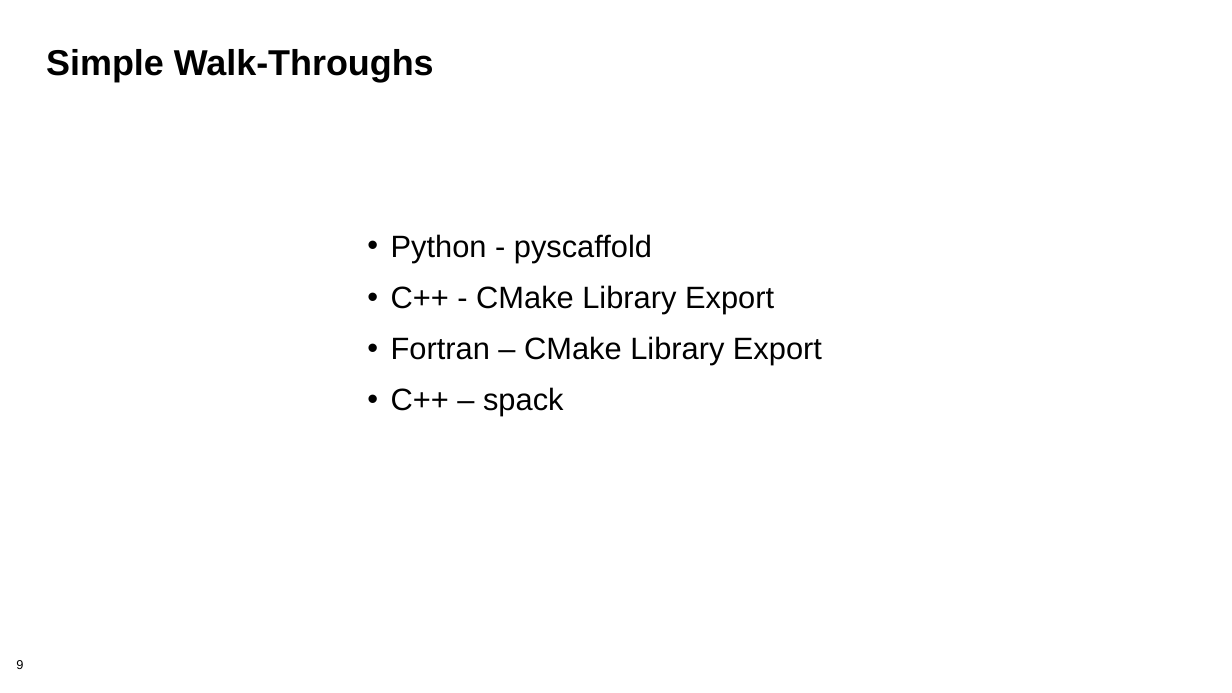
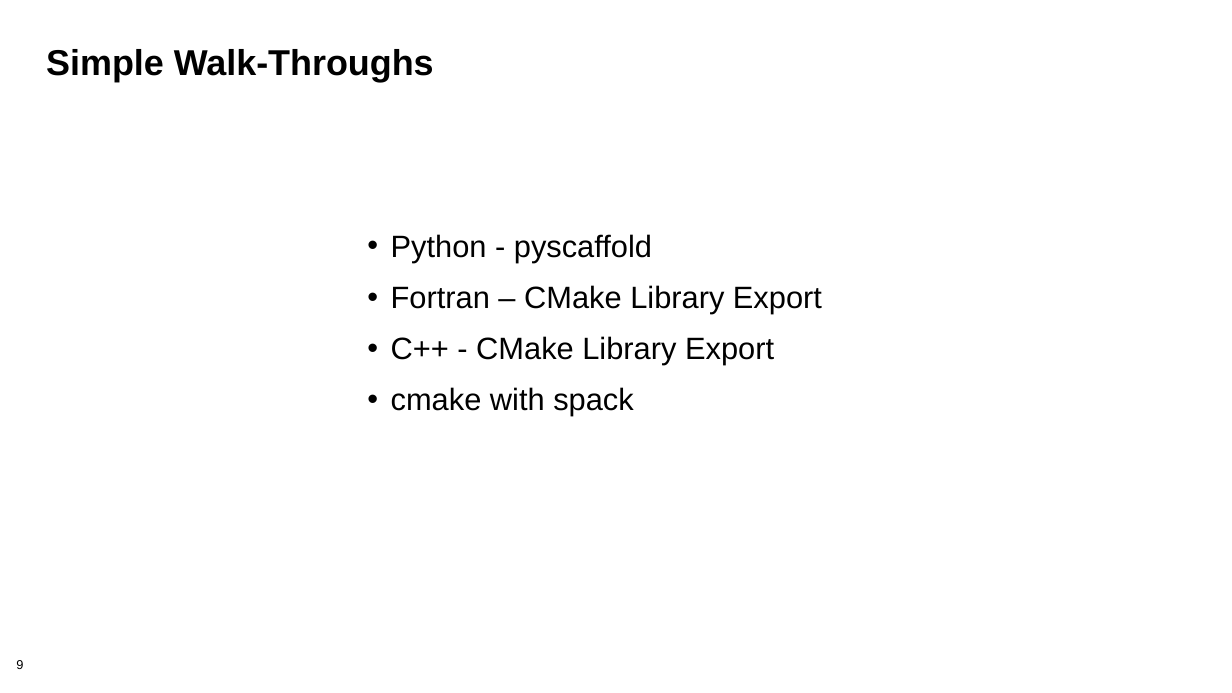
Before and after one commit to bssw-tutorial/presentations, a slide deck: slide 9 of packaging.pptx. Drawn at 1232x693 pixels with LibreOffice and Linux fonts; fonts in the diff are those of the drawing; background and template pictures are left out. Boxes give left, top, right and bottom in pixels: in the first picture for what was removed or moved away, otherwise in the second. Text is boxed around its words. In the diff, an @@ line names an element or a change of style, - is before the commit and + after.

```diff
--- a/packaging.pptx
+++ b/packaging.pptx
@@ text at <box>391,285,822,313</box>: paragraph added @@
+• Fortran – CMake Library Export
@@ text at <box>391,387,633,416</box>: text changed @@
-• Fortran – CMake Library Export
-• C++ – spack
+• cmake with spack
```
Also in this commit, not shown: 17 other slides changed, 2 slides added, 1 other file.
